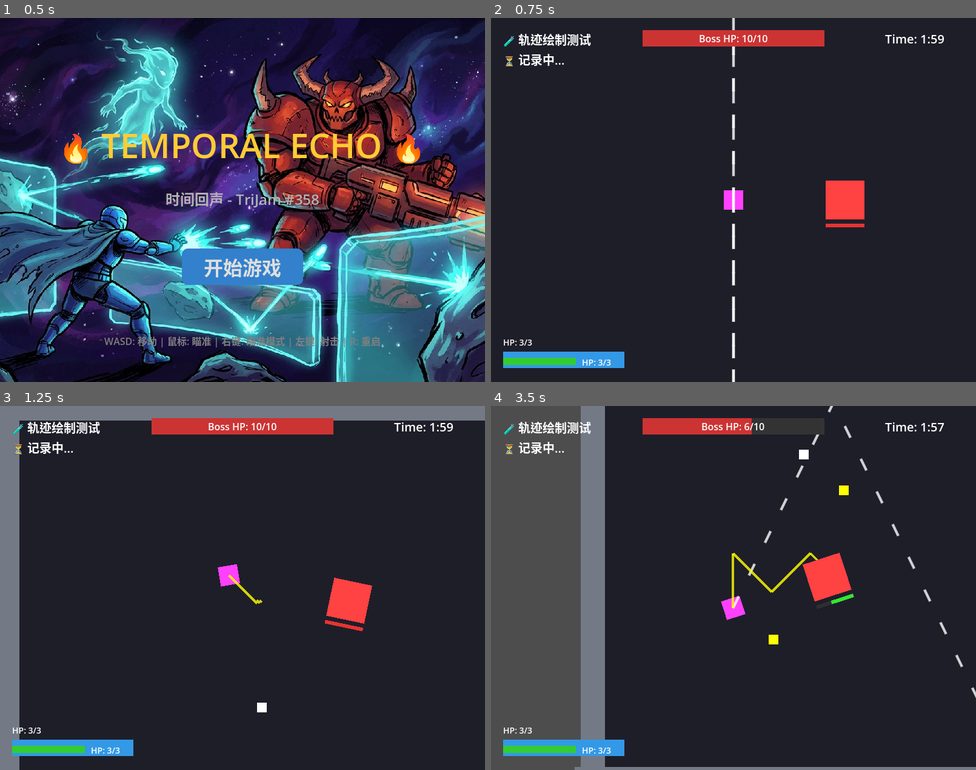
Above: before the commit, frames 1-4 (two rows, left to right).
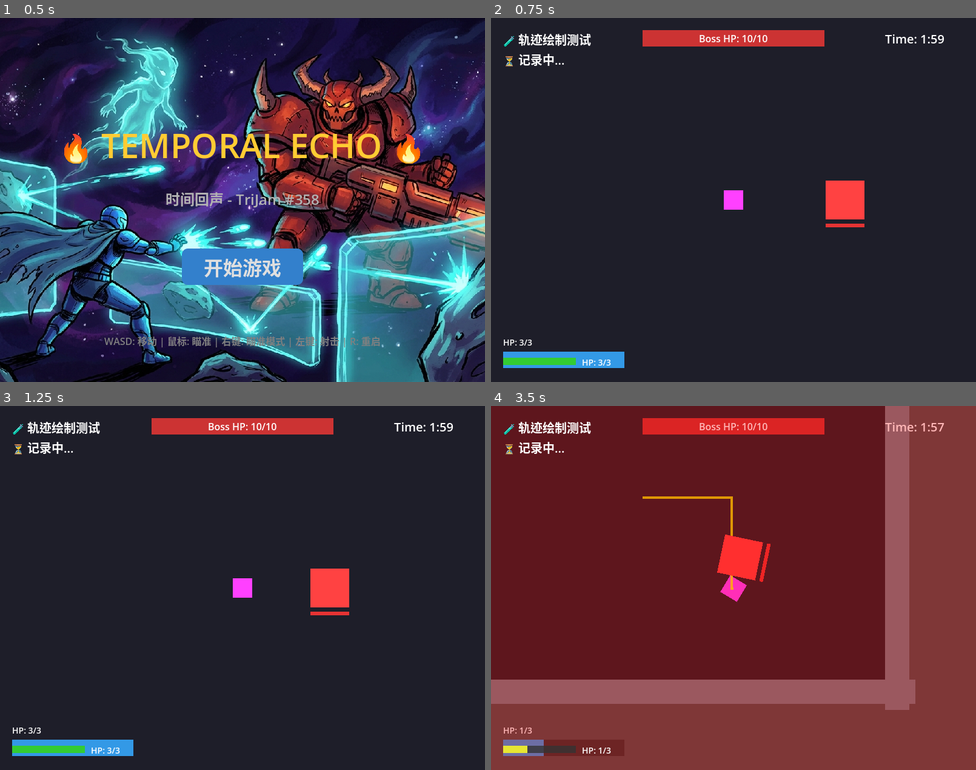
Above: after the commit, the same moments.

Repository: sdotyxz/temporal-echo
Game: Godot game, scene res://scenes/title_screen.tscn
The game is run twice, just before and just after one commit, with the same random seed, the same clock (stepped at 60 frames per second) and the same inputs.
Inputs (mouse positions are in pixels of both pictures, inside the frame that each line leads up to):
- Up to frame 1 (0.5 s): no input
- Up to frame 2 (0.75 s): click "开始游戏" at 0.5 s
- Up to frame 3 (1.25 s): no input
- Up to frame 4 (3.5 s): tap Enter (ui_accept) at 1.25, 1.52, 2.27 s; move the mouse to (840, 569) at 1.27 s; hold D (move_right) 1.28-2.03 s; hold Right mouse button (aim) 1.28-2.03 s; move the mouse to (636, 606) at 2.02 s; hold S (move_down) 2.03-2.78 s; click (636, 606) at 2.1 s; move the mouse to (782, 507) at 2.77 s; hold D (move_right) from 2.78 s (still down); hold Right mouse button (aim) from 2.78 s (still down)

Frame 1 is identical in both runs. In frame 2, 0.5% of the frame differs, in the area x 49-51%, y 0-100%; in frame 3, 9.2%; in frame 4, 99%, in the area x 0-100%, y 0-100%.

Commit message:
feat: 添加 --ai-test 启动参数控制AI模式
- 默认人工模式，玩家自己控制
- 添加 --ai-test 参数启用AI自动测试
- 方便开发调试和玩家体验

Diff:
--- a/src/ai_echo_test.gd
+++ b/src/ai_echo_test.gd
@@ -42,6 +42,16 @@
 const SAVE_FILE: String = "user://ai_test_data.json"
 
 func _ready():
+	# 检查启动参数，如果没有--ai-test参数则禁用AI
+	var args = OS.get_cmdline_args()
+	if not args.has("--ai-test"):
+		print("🎮 人工模式 - 使用键盘/鼠标控制 (添加 --ai-test 启用AI)")
+		set_process(false)
+		set_physics_process(false)
+		return
+
+	print("🤖 AI测试模式已启动 (使用 --ai-test 参数)")
+
 	# 设置为ALWAYS模式，即使游戏暂停也能运行（用于检测游戏结束）
 	process_mode = Node.PROCESS_MODE_ALWAYS
 
